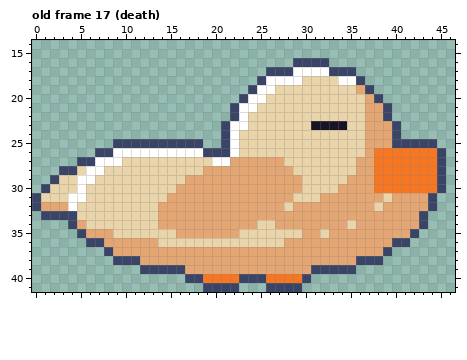
One commit to this pixel-art file: art/duck/duck.aseprite. That is the earlier state.
48x42 pixels, 17 frames. Shown: old frame 17 (death): x 0..46, y 14..41. The commit also changed other frames, which this record leaves out.
And afterwards:
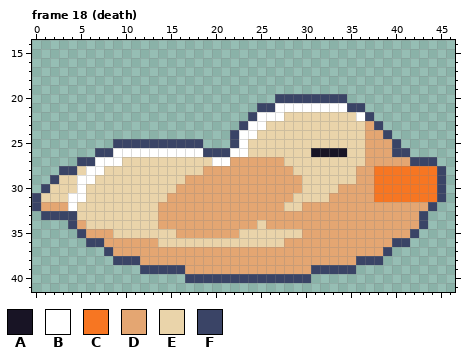
Palette (. is transparent): A #181425  B #ffffff  C #f77622  D #e4a672  E #ead4aa  F #3a4466
A new or re-ordered frame is compared with the old frame closest to it.
Message: Add landing squash and hidden feet to duck failure poses
Edits made:
frames 17 -> 18
Frame 18 (death) is new; against old frame 17 (death):
y 16: x 29..32 FFFF -> ....
y 17: x 26..35 FFFBBBBFFF -> ..........
y 18: x 25..36 FBBBBEEEEBBF -> ............
y 19: x 24..37 FBBEEEEEEEEEDF -> ..............
y 20: x 23..38 FBBEEEEEEEEEEEDF -> ....FFFFFFFF....
y 21: x 22..39 FBBEEEEEEEEEEEEDDF -> ...FFBBBBBBBBFF...
y 22: x 22..27 FBEEEE -> ..FBBB; x 36..39 EDDF -> BF..
y 23: x 21..25 FBBEE -> ..FBB; x 31..34 AAAA -> EEEE; x 38..40 DDF -> F..
y 24: x 21..24 FBEE -> .FBB; x 39..40 DF -> F.
y 25: x 21..23 FBE -> .FB; x 41..44 FFFF -> ....
y 26: x 23 E -> B; x 31..34 EEEE -> AAAA; x 38..45 CCCCCCCF -> DDFF....
y 27: x 36 D -> E; x 38..45 CCCCCCCF -> DDDDFFF.
y 29: x 35 D -> E
y 31: x 32 D -> E; x 38..45 DEDDDDF. -> CCCCCCCF
y 32: x 29 D -> E; x 38 E -> D
y 34: x 26 E -> D; x 35 E -> D
y 35: x 32 E -> D
y 40: x 19..22 CCCC -> FFFF; x 26..29 CCCC -> FFFF
y 41: x 19..22 FFFF -> ....; x 26..29 FFFF -> ....
Where, in picture pixels (left, top, right, bottom), the same in both pictures:
changed: (203, 58, 446, 292)
